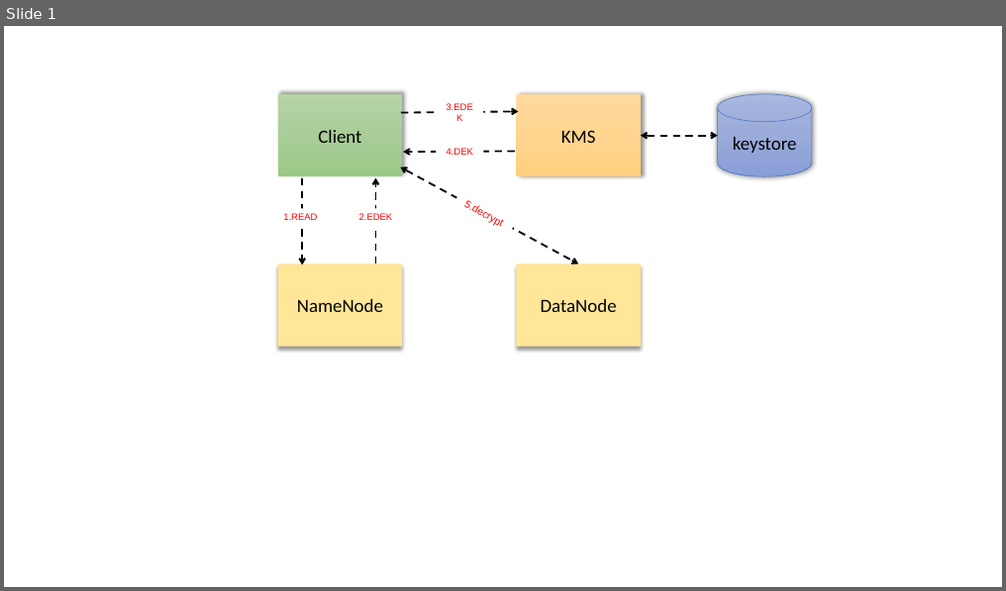
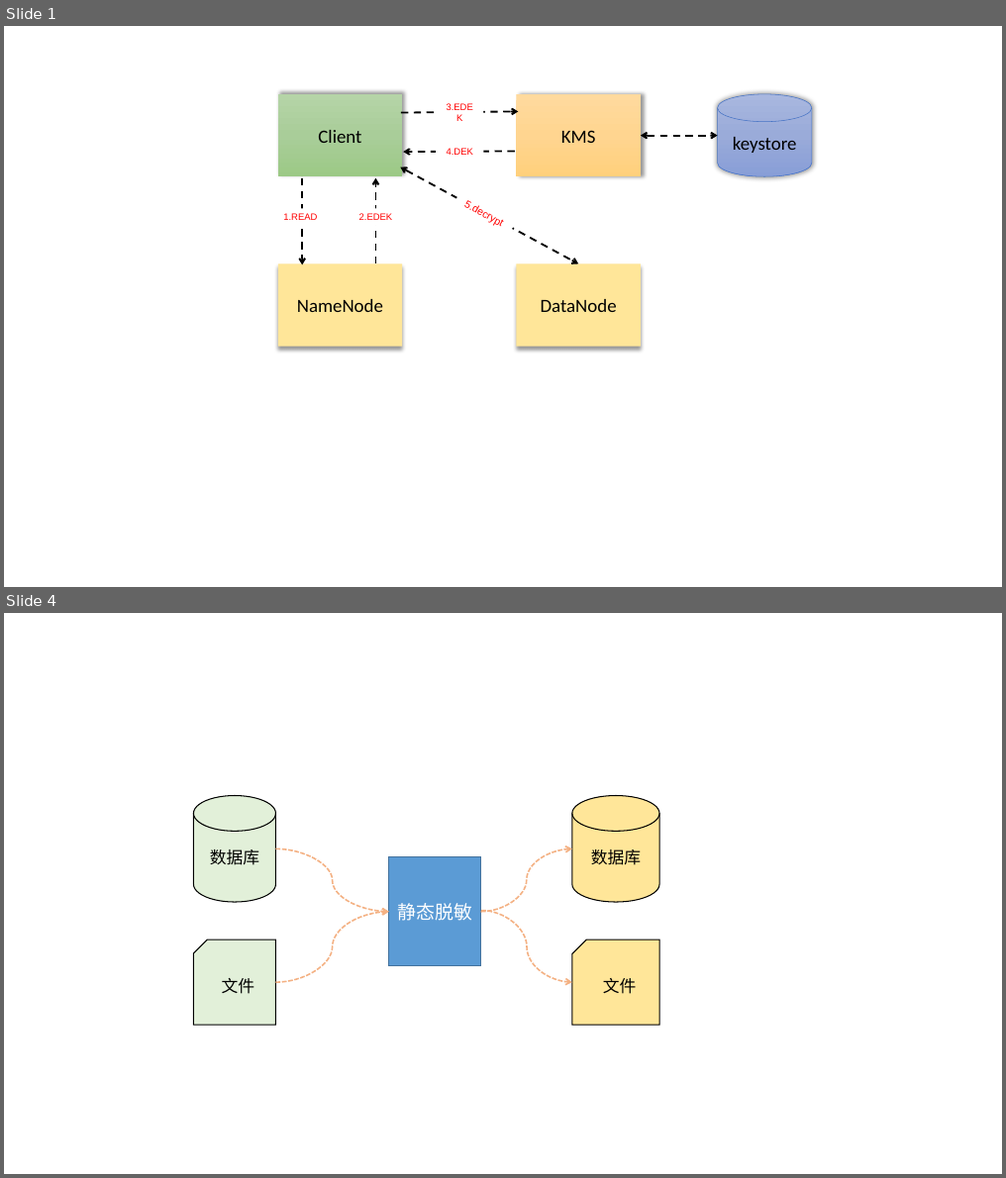
Before and after one commit to lizhanqiang/talkingbigdata, a slide deck: diagram/图例.pptx. Shown one above the other, each under a label of ours: slide 1 before the commit, slides 1 and 4 after it; the slides between them are not shown. The pictures are 1006x591 and 1006x1178 pixels, drawn with LibreOffice and Linux fonts; fonts in the diff are those of the drawing. Boxes give left, top, right and bottom in pixels: in the first picture for what was removed or moved away, otherwise in the second. Text is boxed around its words. In the diff, an @@ line names an element or a change of style, - is before the commit and + after.

```diff
--- a/diagram/图例.pptx
+++ b/diagram/图例.pptx
@@ slide 4 added at [4,613,1002,1174], background #FFFFFF @@
@@ cylinder added at [193,796,275,902], fill #E2F0D9, outline #000000 1 pt, 16 pt, text #000000 @@
+数据库
@@ cylinder added at [572,796,659,902], fill #FFE699, outline #000000 1 pt, 16 pt, text #000000 @@
+数据库
@@ curved arrow added from (275, 849) to (389, 912), #F4B183 1.5 pt dashed @@
@@ curved arrow added from (481, 912) to (572, 849), #F4B183 1.5 pt dashed @@
@@ rectangle added at [389,858,481,966], fill #5B9BD5, outline #43739E 1 pt, 18 pt, text #FFFFFF @@
+静态脱敏
@@ curved arrow added from (275, 983) to (389, 912), #F4B183 1.5 pt dashed @@
@@ curved arrow added from (481, 911) to (572, 983), #F4B183 1.5 pt dashed @@
@@ snip rect added at [193,940,275,1026], fill #E2F0D9, outline #000000 1 pt, 16 pt, text #000000 @@
+文件
@@ snip rect added at [572,940,659,1026], fill #FFE699, outline #000000 1 pt, 16 pt, text #000000 @@
+文件
```
Also in this commit, not shown: 2 other slides added, 2 slides removed, 13 other files.
